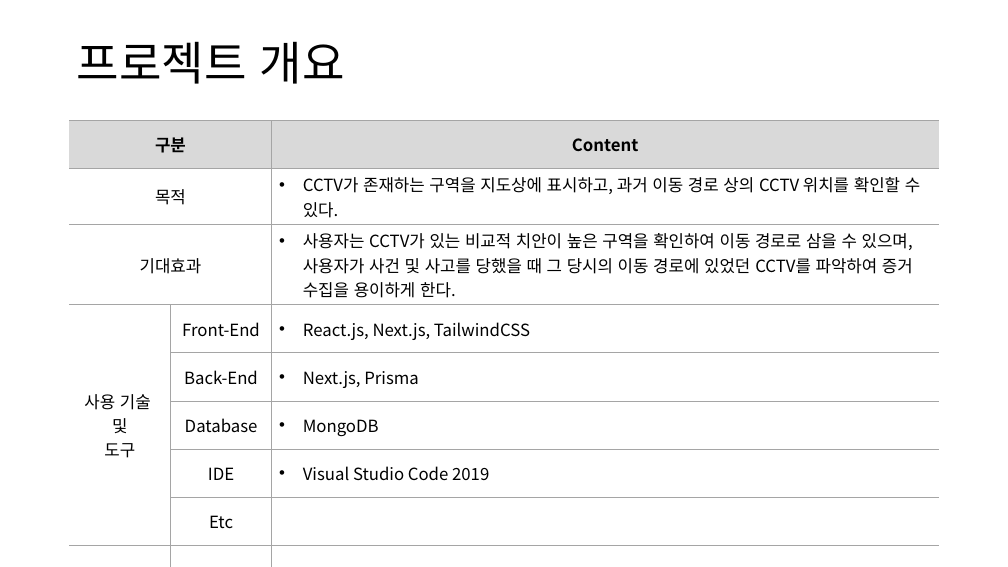
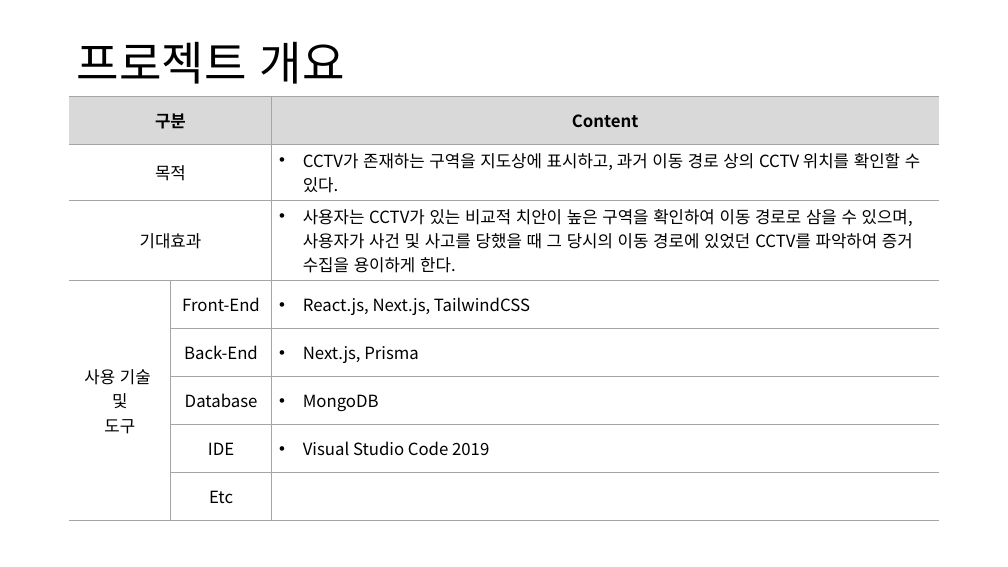
Before and after one commit to tmdwns9630/CCTV_Checker, a slide deck: slide 3 of SRS/V10.1_화면설계서_CCTVChecker_최승준.pptx (slide 4 before the commit). Drawn at 1008x567 pixels with LibreOffice and Linux fonts; fonts in the diff are those of the drawing. Boxes give left, top, right and bottom in pixels: in the first picture for what was removed or moved away, otherwise in the second. Text is boxed around its words. In the diff, an @@ line names an element or a change of style, - is before the commit and + after.

```diff
--- a/SRS/V10.1_화면설계서_CCTVChecker_최승준.pptx
+++ b/SRS/V10.1_화면설계서_CCTVChecker_최승준.pptx
@@ table at [70,96,939,508] @@
-row 9:  |  | 
@@ table: place and size @@
-table at [70,120,939,567]
+table at [70,96,939,508]
```
Also in this commit, not shown: 4 other slides changed, 7 slides added, 3 slides removed, 1 other file.
